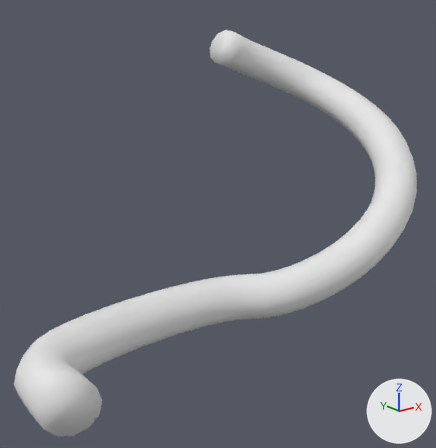
One commit to the FBX model Assets/TJS/LongTunnel.fbx: the scene before it, then after it.
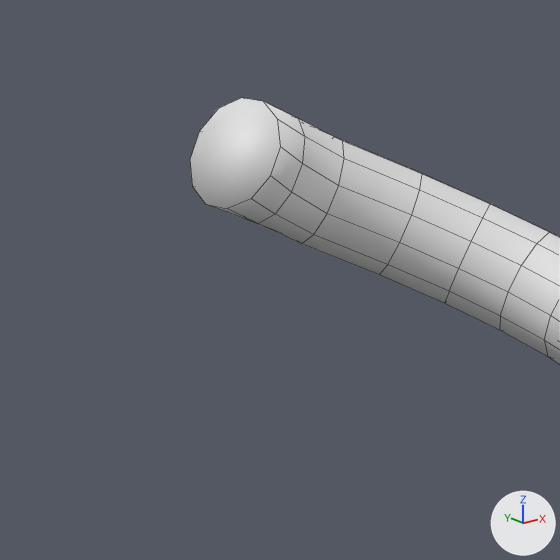
There are two pictures of each version: one whole from a 50 mm camera at (-6.54, -9.92, 6.07) aimed at (2.74, 1.68, 1.43), one close up on the part from 35% to 74% of the width and 0% to 38% of the height. Lighting does not change. The marker at lower right points along +X, +Y and +Z. The close-ups show mesh edges as thin lines.

Names of what the first close-up shows: 'BezierCurve.001'.
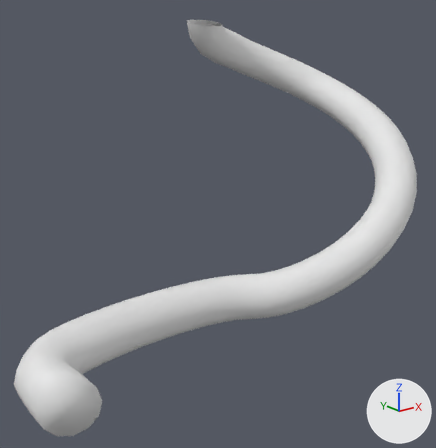
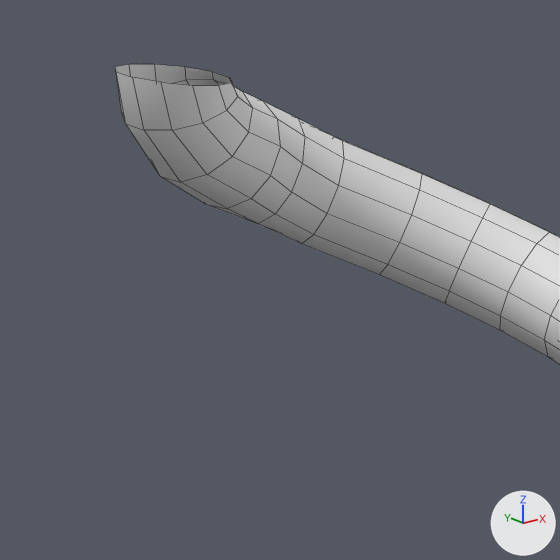
Commit message: done with tunnels

Pixel boxes (x1, y1, x2, y2) of what changed, in the close-ups (560 x 560 px):
'BezierCurve.001', reshaped: before (190, 98, 560, 364); after (115, 64, 560, 364)
part 1 of me_cubeziercurve_001, built on: before (190, 98, 281, 209); after (115, 64, 281, 209)

Patch to the scene script:
```diff
--- a/Assets/TJS/LongTunnel.fbx.py
+++ b/Assets/TJS/LongTunnel.fbx.py
@@ me_cubeziercurve_001 @@
 # used by ob_beziercurve_001; location = (0.0, 0.488, 0.0)
-me_cubeziercurve_001.from_pydata(...)  # 504 vertices, 494 faces; spans x -3.48..9.28, y -2.09..5.45, z -0.54..6.22
+me_cubeziercurve_001.from_pydata(...)  # 540 vertices, 529 faces; spans x -3.48..9.28, y -2.09..5.45, z -0.54..6.51
+# me_cubeziercurve_001 part 1
+# 1 face is deleted
+# 36 vertices are added at x 4.45..5.76, y 4.11..5.29, z 5.47..6.51
+# 36 new faces join them
 me_cubeziercurve_001.materials.append(mat_template)
```
